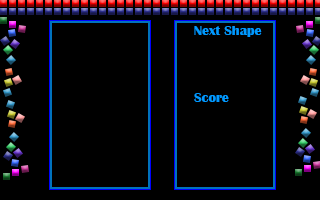
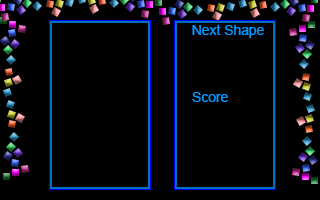
Revision of a layered 320px x 200px image; what changed, layer by layer:
painted on "Score" over <box>192,92,229,102</box>
painted on "Next Shape" over <box>192,24,264,38</box>
hid group "Top Rect copy" (56 layers) over <box>0,8,320,15</box>
hid group "Top Rect" (56 layers) over <box>0,0,320,7</box>
removed layer "Flipped" over <box>162,0,320,97</box>
removed layer "Rectangle 1 copy 91" over <box>300,116,308,124</box>
removed layer "Rectangle 1 copy 90" over <box>307,109,317,119</box>
removed layer "Rectangle 1 copy 89" over <box>299,106,308,115</box>
removed layer "Rectangle 1 copy 88" over <box>298,96,307,105</box>
removed layer "Rectangle 1 copy 87" over <box>295,147,305,157</box>
removed layer "Rectangle 1 copy 86" over <box>305,144,315,154</box>
removed layer "Rectangle 1 copy 85" over <box>298,138,308,148</box>
removed layer "Rectangle 1 copy 84" over <box>301,128,311,138</box>
removed layer "Rectangle 1 copy 83" over <box>313,161,320,169</box>
removed layer "Rectangle 1 copy 82" over <box>303,155,311,163</box>
removed layer "Rectangle 1 copy 81" over <box>304,165,311,172</box>
removed layer "Rectangle 1 copy 80" over <box>295,169,302,176</box>
added layer "Layer 4" above "Layer 3" over <box>289,21,318,184</box>
added layer "Layer 3" above "Layer 2" over <box>155,0,318,25</box>
added layer "Layer 2" above "Rectangle 1 copy 79" over <box>0,0,153,21</box>
